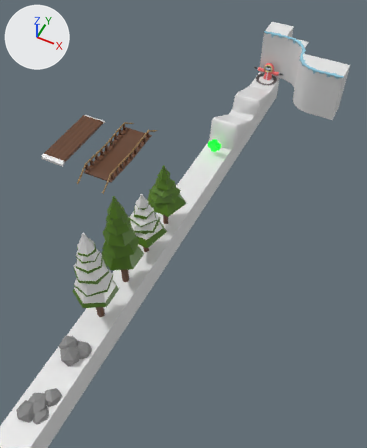
The Blender file slick/art/Level Assets/LevelAssets.blend: old version first, new version second.
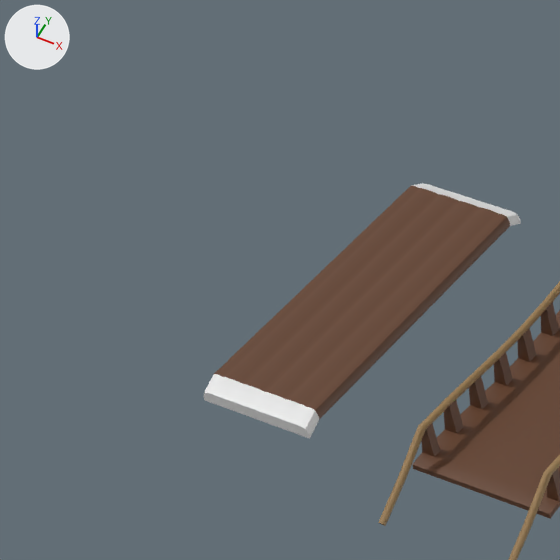
Each version appears first whole from a camera (50 mm lens) standing at (19.0, -41.5, 42.8) and looking at (1.3, -6.1, -1.5), and next in a close-up on the part from 0% to 31% of the width and 17% to 43% of the height. Lighting does not change. The marker at upper left points along +X, +Y and +Z.

Script lines for the objects in view, before the commit:
```python
me_plane_009 = bpy.data.meshes.new('Plane.009')
me_plane_009.from_pydata(...)  # 758 vertices, 772 faces; spans x -2.03..2.03, y -11.87..1.79, z -0.57..1.07
me_plane_009.polygons.foreach_set('use_smooth', [True] * 772)
# faces by material slot: [396, 376]
me_plane_009.materials.append(mat_wood)  # brown #633f28
me_plane_009.materials.append(mat_rope)  # brown #9a7b4f
me_plane_011 = bpy.data.meshes.new('Plane.011')
me_plane_011.from_pydata(...)  # 690 vertices, 688 faces; spans x -1.66..1.66, y -10.06..0.0, z -0.34..0.26
me_plane_011.polygons.foreach_set('use_smooth', [True] * 688)
# faces by material slot: [548, 140]
me_plane_011.materials.append(mat_wood)  # brown #633f28
me_plane_011.materials.append(mat_stripped_wood)  # white #e7e7e7
ob_bridge_logs_001 = bpy.data.objects.new('Bridge_Logs.001', me_plane_011)
ob_bridge_logs_001.location = (-18.0, 5.03, -0.14)
ob_bridge_rope_001 = bpy.data.objects.new('Bridge_Rope.001', me_plane_009)
ob_bridge_rope_001.location = (-11.07, 5.04, -0.05)
```
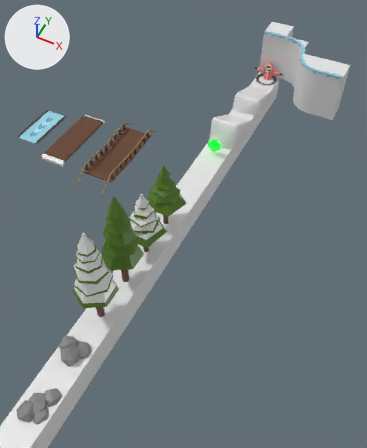
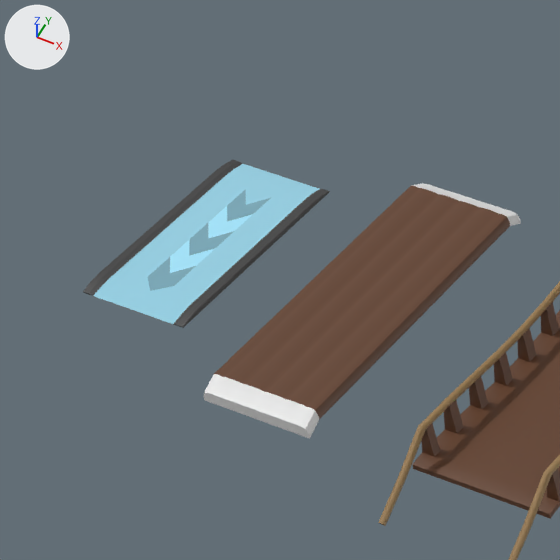
Pixel boxes [x1, y1, x2, y2] of what changed, in the close-ups (560 x 560 px):
'BoostPad.001', added (cyan)
    after: [83, 160, 330, 328]
    faces in mat_ice (cyan #98d3e7): [94, 164, 319, 324]
    faces in mat_boost_pad_sides (black #3c3c3c): [83, 160, 330, 328]
    faces in mat_ice_dark_001 (cyan #7aaaba): [148, 189, 270, 291]
    faces in mat_ice_light (cyan #a7e9ff): [170, 206, 253, 273]

What changed in the scene script:
```text
Add mat_boost_pad_sides:
    mat_boost_pad_sides = principled_material('Boost Pad Sides')
    mat_boost_pad_sides.base_color = (0.0448, 0.0448, 0.0448)  # black #3c3c3c
Add mat_ice_dark_001:
    mat_ice_dark_001 = principled_material('Ice_Dark.001')
    mat_ice_dark_001.base_color = (0.195, 0.402, 0.491)  # cyan #7aaaba
    mat_ice_dark_001.roughness = 0.251
Add mat_ice_light:
    mat_ice_light = principled_material('Ice_Light')
    mat_ice_light.base_color = (0.386, 0.815, 1.0)  # cyan #a7e9ff
    mat_ice_light.roughness = 0.251
Add me_plane_001:
    me_plane_001.from_pydata(...)  # 188 vertices, 166 faces; spans x -1.66..1.66, y -3.33..3.33, z 0.0..0.15
    me_plane_001.polygons.foreach_set('use_smooth', [True] * 166)
    # faces by material slot: [100, 54, 8, 4]
    me_plane_001.materials.append(mat_boost_pad_sides)  # black #3c3c3c
    me_plane_001.materials.append(mat_ice)  # cyan #98d3e7
    me_plane_001.materials.append(mat_ice_dark_001)  # cyan #7aaaba
    me_plane_001.materials.append(mat_ice_light)  # cyan #a7e9ff
Add ob_boostpad_001:
    ob_boostpad_001 = bpy.data.objects.new('BoostPad.001', me_plane_001)
    ob_boostpad_001.location = (-23.19, 0.0, 0.0)
```
